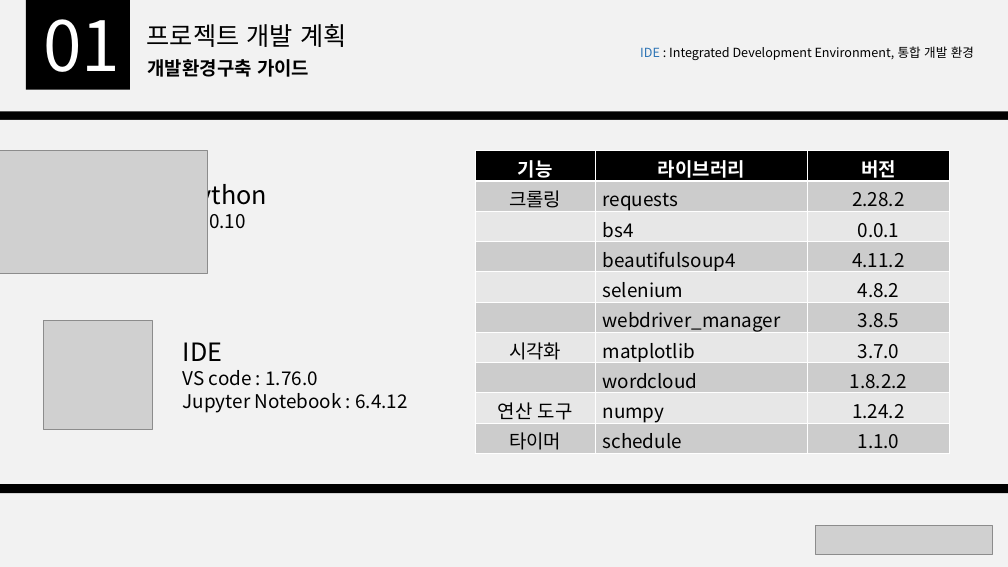
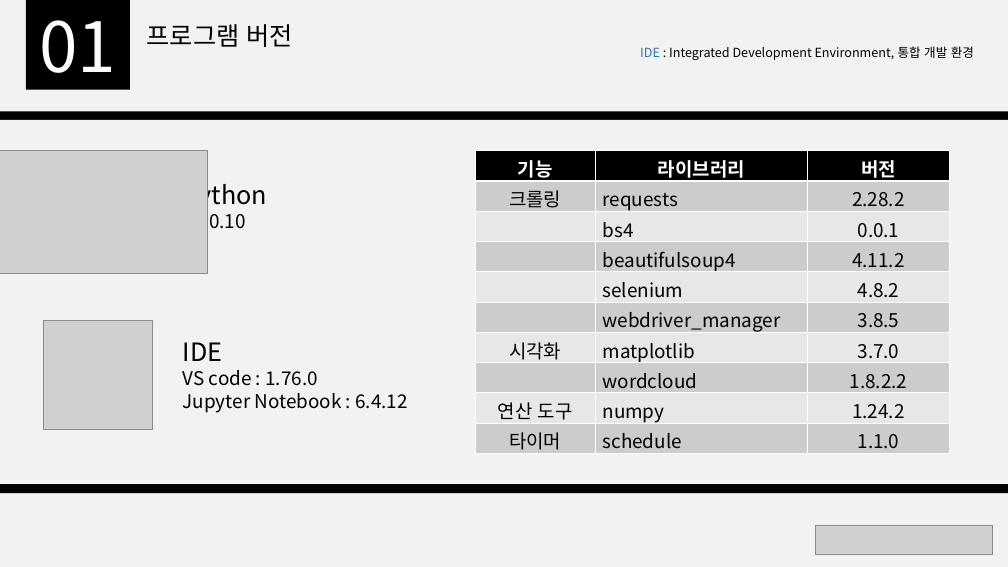
Before and after one commit to ljw971125/Python-, a slide deck: slide 3 of doc/개발환경 구축 가이드.pptx (slide 2 before the commit). Drawn at 1008x567 pixels with LibreOffice and Linux fonts; fonts in the diff are those of the drawing; grey boxes stand for pictures. Boxes give left, top, right and bottom in pixels: in the first picture for what was removed or moved away, otherwise in the second. Text is boxed around its words. In the diff, an @@ line names an element or a change of style, - is before the commit and + after.

Commit message:
프로젝트(발표)

```diff
--- a/doc/개발환경 구축 가이드.pptx
+++ b/doc/개발환경 구축 가이드.pptx
@@ text in rectangle at bbox=[39, 20, 116, 73]: text added @@
+01
@@ text removed at bbox=[43, 19, 120, 72] @@
-01
@@ text at bbox=[147, 24, 293, 47]: text changed @@
-프로젝트 개발 계획
+프로그램 버전
@@ text removed at bbox=[147, 59, 309, 77] @@
-개발환경구축 가이드
```
Also in this commit, not shown: 9 other slides changed, 4 slides added, 1 slide removed.
